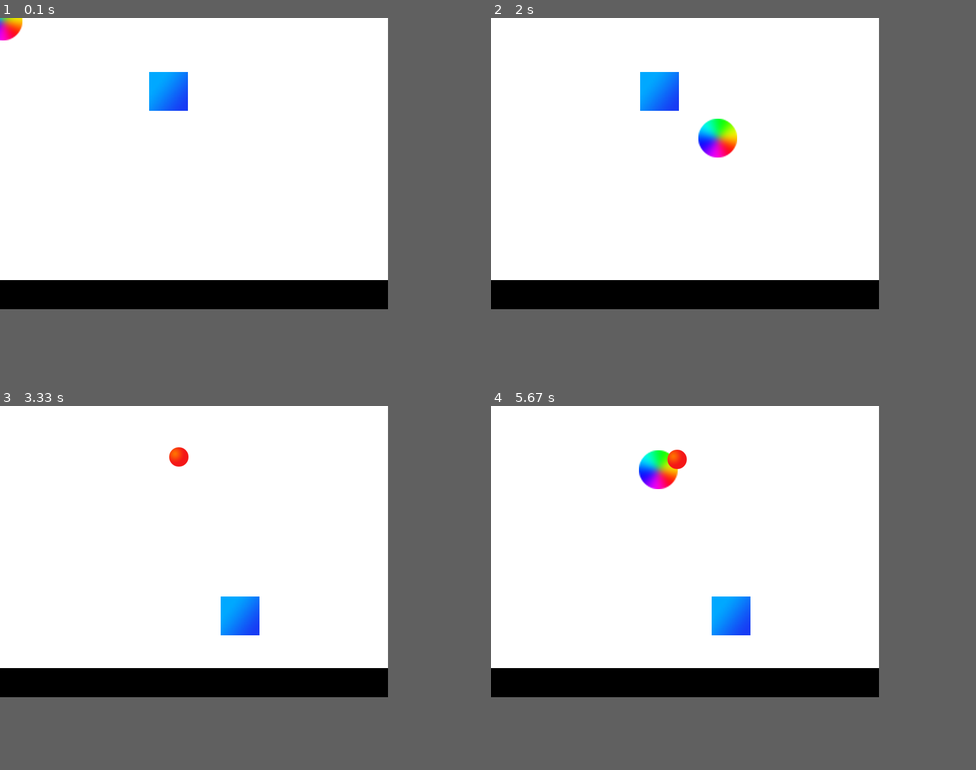
Above: before the commit, frames 1-4 (two rows, left to right).
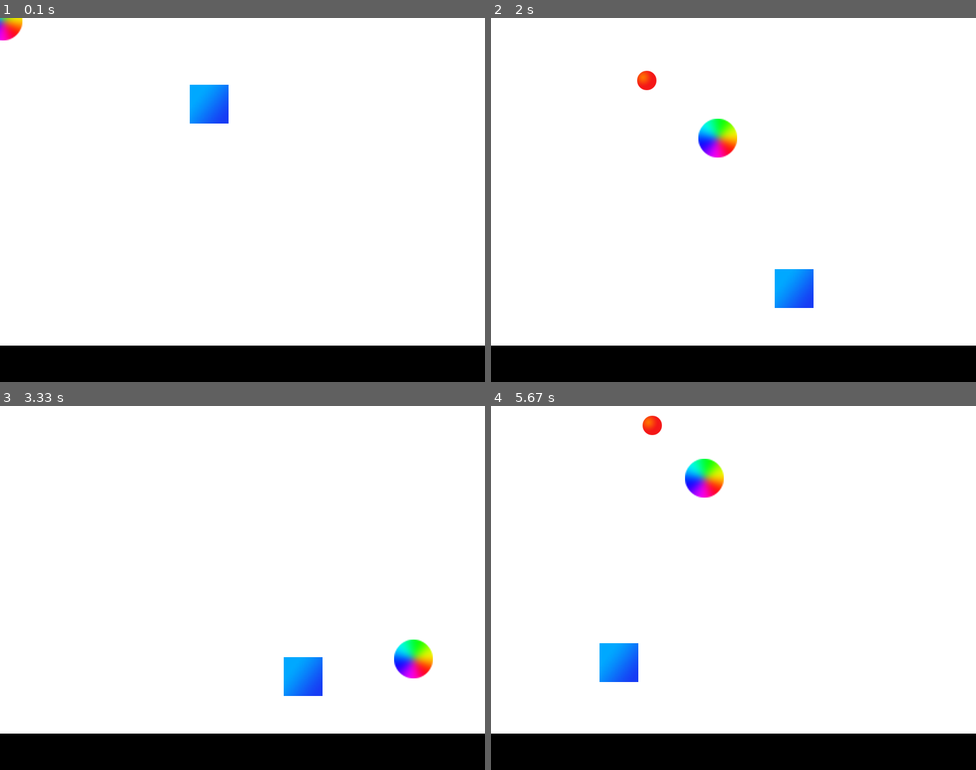
Above: after the commit, the same moments.

Repository: nandakishoremmn/Balls_pygame
Game: pygame game, started from main.py
Same seed, same stepped clock (60 frames per second), same inputs: the game is played once before the commit and once after it.
Inputs (mouse positions are in pixels of both pictures, inside the frame that each line leads up to):
- Up to frame 1 (0.1 s): no input
- Up to frame 2 (2 s): click (733, 200) at 0.38 s; click (782, 280) at 0.72 s; click (912, 327) at 1.05 s; click (617, 127) at 1.38 s; click (718, 138) at 1.72 s
- Up to frame 3 (3.33 s): click (155, 467) at 2.05 s; tap Space at 2.33 s; click (417, 558) at 2.72 s; click (412, 660) at 3.05 s
- Up to frame 4 (5.67 s): click (752, 573) at 3.38 s; click (626, 522) at 3.72 s; click (864, 628) at 4.05 s; click (655, 471) at 4.38 s; click (762, 689) at 4.72 s; click (641, 500) at 5.05 s; click (704, 478) at 5.38 s
In our replay, the window is 640x480 before the commit and 800x600 after it. These sizes can differ from the game's own. Grey fills any space a smaller window leaves; there, only what the larger window draws over its background counts as a difference.

The runs differ from the first frame. In frame 1, 18% of the frame differs, in the area x 0-100%, y 14-100%; in frame 2, 18%; in frame 3, 18%; in frame 4, 20%, in the area x 0-100%, y 2-100%.

Commit message:
first commit

Diff:
--- a/balls.py
+++ b/balls.py
@@ -5,20 +5,20 @@
 '''
 from initialise import screen
 from pygame import image
-from math import floor
-from random import random
+from math import ceil
+from random import random, randrange
 
 
 class BALL:
 
-    def __init__(self):
+    def __init__(self,x=0,y=0):
         self.pic = image.load('images/ball.png')
         self.width = self.pic.get_width()
         self.height = self.pic.get_height()
-        self.x = self.width  + floor( random()*(screen.get_width()     - 2*self.width ) )
-        self.y = self.height + floor( random()*(screen.get_height()*.9 - 2*self.height) )
-        self.dx = (random()*3)
-        self.dy = (random()*3)
+        self.x = self.width  + randrange( 0,ceil((screen.get_width()  - x)    - 2*self.width ) )
+        self.y = self.height + randrange( 0,ceil((screen.get_height() - y)*.9 - 2*self.height) )
+        self.dx = (random()*2)
+        self.dy = (random()*2)
 
     def move(self):
         self.x+=self.dx
--- a/initialise.py
+++ b/initialise.py
@@ -1,4 +1,4 @@
 from pygame.display import set_mode
 from pygame.constants import RESIZABLE
 
-screen = set_mode((640,480), RESIZABLE)
+screen = set_mode((800,600), RESIZABLE)
--- a/main.py
+++ b/main.py
@@ -17,6 +17,9 @@
     def __init__(self):
         init()
         self.n = 0
+        self.score = 0
+        self.score_max = 10.0
+        self.high = 0
         self.balls = []
         self.player = PLAYER()
         self.target = TARGET()
@@ -26,22 +29,29 @@
         self.Font = font.SysFont("arial", 40);
 
     def put_message(self):
-        message = "Balls : %d"%(self.n)
+        message = "Balls : %2d    Score : %3d    High : %3d"%(self.n,self.score,self.high)
         text = self.Font.render(message, True, (0, 0, 255))
-        screen.blit(text, (100,int(.9*screen.get_height())))
-        display.update([[0,int(screen.get_height()*.9)],[int(screen.get_width()/2),int(screen.get_height()*.1)]])
+        screen.blit(text, (screen.get_width()/2 - text.get_width()/2,int(.9*screen.get_height())))
+        display.update([[0,int(screen.get_height()*.9)],[int(screen.get_width()),int(screen.get_height()*.1)]])
 
     def check(self):
+        # checks if player hits target
         if (abs(self.target.x-self.player.x) < self.target.width/2+self.player.width/2) and (abs(self.target.y-self.player.y) < self.target.width/2+self.player.height/2):
-            self.balls.append(BALL())
+            self.balls.append(BALL(self.player.x,self.player.y))
             self.n+=1
             self.target.play_sound()
             self.target.new()
+            self.score += int(max(self.score_max,5))
+            self.high = max(self.high,self.score)
+            self.score_max = 10.0
             self.put_message()
             self.draw()
+        # checks if plater hits a ball
         for ball in self.balls:
             if (self.player.x-self.player.width/2 < ball.x < self.player.x+self.player.width/2) and (self.player.y-self.player.height/2 < ball.y < self.player.y+self.player.height/2):
                 self.player.play_sound()
+                self.score = 0
+                self.score_max = 10.0
                 self.stop = True
 
     def update(self):
@@ -91,6 +101,7 @@
                 self.update()
                 self.draw()
                 self.check()
+                self.score_max -= .04
             self.clock.tick(100)
 
 if __name__=='__main__':
--- /dev/null
+++ b/main_old.py
@@ -0,0 +1,48 @@
+from pygame import *
+from balls import *
+from target import *
+from player import *
+
+done = False
+
+def collision():
+    global n
+    if (player.x-player.width/2 < target.x < player.x+player.width/2) and (player.y-player.height/2 < target.y < player.y+player.height/2):
+        balls.append(BALL())
+        n+=1
+        target.new()
+
+def collide(ball):
+    global done
+    if (player.x-player.width/2 < ball.x < player.x+player.width/2) and (player.y-player.height/2 < ball.y < player.y+player.height/2):
+        done = True
+
+init()            # Start Pygame
+
+balls = [BALL() for i in range(n)]
+target = TARGET()
+player = PLAYER()
+target.new()
+display.set_caption('Ball game')    # And set its title
+
+while done == False:
+    screen.fill(200)    # Fill the screen with black (colour 0)
+    for ball in balls:
+        ball.draw()    # Draw ball
+    target.draw()
+    player.draw()
+    display.update()
+
+    time.delay(10)        # Slow it down!
+
+    player.move()
+    for ball in balls:
+        ball.bounce()
+        collide(ball)
+        ball.move()
+
+    collision()
+
+    for e in event.get():    # Check for ESC pressed
+        if e.type == KEYDOWN:
+            done = True
--- a/player.py
+++ b/player.py
@@ -15,7 +15,7 @@
         self.pic = image.load('images/player.png')
         self.width = self.pic.get_width()
         self.height = self.pic.get_height()
-        self.sound = mixer.Sound('end.wav')
+        self.sound = mixer.Sound('sounds/end.wav')
 
     def play_sound(self):
 
--- a/setup.py
+++ b/setup.py
@@ -1,10 +1,24 @@
 from distutils.core import setup
 import py2exe
+import os
+
+Mydata_files = []
+for files in os.listdir('images/'):
+    f1 = 'images/' + files
+    if os.path.isfile(f1): # skip directories
+        f2 = 'images', [f1]
+        Mydata_files.append(f2)
+for files in os.listdir('sounds/'):
+    f1 = 'sounds/' + files
+    if os.path.isfile(f1): # skip directories
+        f2 = 'sounds', [f1]
+        Mydata_files.append(f2)
+
 
 setup(
     version = "1.0",
     description = "Catch It!",
     name = "Catch It!",
     windows = [{"script":"main.py"}],
-    data_files = [ (".", ["images/ball.png", "images/play.gif"]) ]
+    data_files = Mydata_files
     )
--- a/target.py
+++ b/target.py
@@ -18,14 +18,13 @@
         self.pic = image.load('images/target.png')
         self.width = self.pic.get_width()
         self.height = self.pic.get_height()
-        self.sound = mixer.Sound('target.wav')
+        self.sound = mixer.Sound('sounds/target.wav')
 
     def play_sound(self):
 
         channel = self.sound.play()
 
         if channel is not None:
-            # Get the left and right volumes
             left = float(self.x)/screen.get_width()
             right = 1.0 - left
             right, left = left/sqrt(right**2+left**2), right/sqrt(right**2+left**2)
Binary file removed: images/ball1.png
Binary file removed: images/play.gif
Not shown, removed: dist.bat
Not shown, added: sounds/bounce.wav
Not shown, added: sounds/end.wav
Not shown, added: sounds/target.wav
